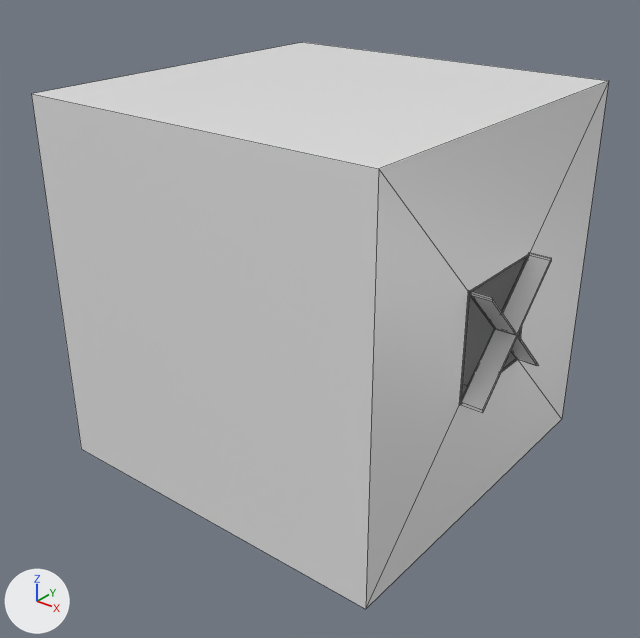
Two versions of the Blender file Assets/Models/cockpit.blend, one commit apart.
One viewpoint serves both versions: a camera (50 mm lens) standing at (2.7, -3.45, 1.87) and looking at (0.06, -0.14, -0.18). Arrows for +X, +Y and +Z are at lower left; the lights stay in place. Mesh edges are drawn as thin lines.
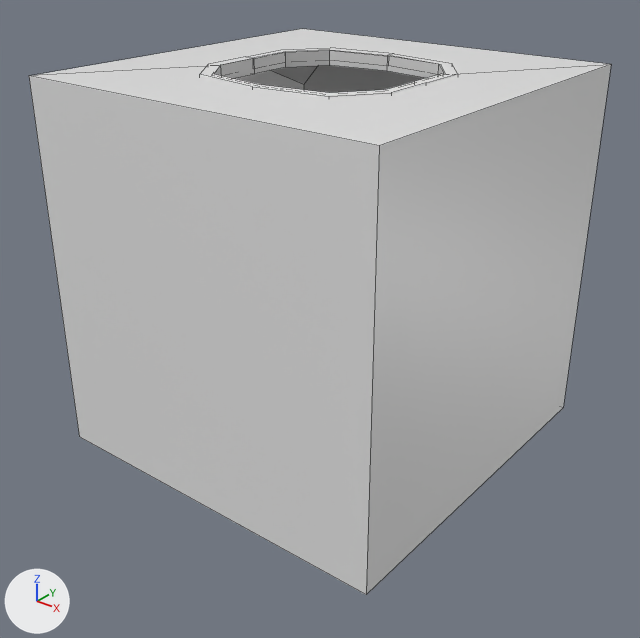
Commit message: Remodel cockpit

ob_windowframecutout is not drawn itself; it is used by a modifier of ob_windowframe.

What differs and where, as boxes [x1, y1, x2, y2] in the pictures (640 x 638 px; the box of a moved part takes in the faces that stretch with it):
'Cube', reshaped, moved, turned, modifiers changed: before [32, 42, 609, 609]; after [29, 29, 611, 595]
'Windowframe', added: after [200, 48, 458, 97]
part 1 of me_cube, deleted: before [459, 252, 552, 413]
part 2 of me_cube, deleted: before [468, 254, 529, 298]
part 3 of me_cube, moved or reshaped (not visible afterwards): before [366, 81, 609, 608]

What changed in the scene script:
```text
Change me_cube:
    where me_cube.from_pydata(...)  # 68 vertices, 69 faces; spans x -1.0..1.12, y -1.0..1.0, z -1.0..1.0
    used by ob_cube; location = (0.0, 0.0, 0.0)
    verts and faces of me_cube; kept vertices keep their numbers, new ones are numbered from 68
    before: 4 (1.0, 1.0, 1.0) at pixel (608, 80), 5 (1.0, 1.0, -1.0) at pixel (561, 419), 6 (1.0, -1.0, 1.0) at pixel (378, 168), 7 (1.0, -1.0, -1.0) at pixel (365, 609), 8 (1.0, 0.28, 0.28) at pixel (528, 254)
    before: 9 (1.0, 0.28, -0.28) at pixel (517, 358), 10 (1.0, -0.28, 0.28) at pixel (468, 292), 11 (1.0, -0.28, -0.28) at pixel (459, 404)
    me_cube part 1: the loose piece of 40 vertices spanning x 0.99..1.12, y -0.29..0.29, z -0.29..0.3 is deleted
    me_cube part 2: the loose piece of 16 vertices spanning x 0.99..1.12, y -0.3..0.3, z -0.01..0.29 is deleted
    me_cube part 3
    add delete_vertices([*range(8, 12)])  # with the faces that use them
    add verts[68] = (1.0, 1.0, -1.0)
    add verts[69] = (1.0, 1.0, -1.0)
    add verts[70] = (1.0, -1.0, -1.0)
    add for new, old in zip([71, 72, 73], [68, 69, 70]): verts[new] = verts[old] + (0.0, 0.0, 2.0)
    add faces += [(4, 5, 68, 71), (68, 69, 72, 71), (69, 70, 73, 72)]
Add me_cube_002:
    me_cube_002.from_pydata(...)  # 24 vertices, 14 faces; spans x -1.0..1.0, y -1.0..1.0, z -1.0..1.0
Add me_cube_001:
    me_cube_001.from_pydata(...)  # 34 vertices, 25 faces; spans x -1.0..1.0, y -1.0..1.0, z -1.0..1.0
Change ob_cube:
    ob_cube.location: (0.0, 0.0, 0.0) -> (0.0, 0.0, 0.082)
    ob_cube.rotation_euler: (0.0, 0.0, 0.0) -> (1.571, 0.0, -3.142)  # degrees (0, 0, 0) -> degrees (90, 0, -180)
    add _m = ob_cube.modifiers.new('Boolean', 'BOOLEAN')
    add _m.object = ob_cockpitinternalcutout
    add _m.solver = 'FLOAT'
    add _m = ob_cube.modifiers.new('Boolean.001', 'BOOLEAN')
    add _m.object = ob_cockpitwindowcutout
    add _m.solver = 'FLOAT'
Add ob_cockpitwindowcutout:
    ob_cockpitwindowcutout = bpy.data.objects.new('CockpitWindowCutout', me_cube_002)
    ob_cockpitwindowcutout.location = (0.0, 0.0, 1.082)
    ob_cockpitwindowcutout.rotation_euler = (1.571, 0.0, 0.0)  # degrees (90, 0, 0)
    ob_cockpitwindowcutout.scale = (0.5, 0.2, 0.5)
    ob_cockpitwindowcutout.hide_set(True)
Add ob_cockpitinternalcutout:
    ob_cockpitinternalcutout = bpy.data.objects.new('CockpitInternalCutout', me_cube_001)
    ob_cockpitinternalcutout.location = (0.0, 0.0, 0.0817)
    ob_cockpitinternalcutout.rotation_euler = (1.571, 0.0, 0.0)  # degrees (90, 0, 0)
    ob_cockpitinternalcutout.scale = (0.95, 0.95, 0.95)
    ob_cockpitinternalcutout.hide_set(True)
Add ob_windowframecutout:
    ob_windowframecutout = bpy.data.objects.new('WindowframeCutout', me_cube_002.copy())
    ob_windowframecutout.location = (0.0, 0.0, 1.047)
    ob_windowframecutout.rotation_euler = (1.571, 0.0, 0.0)  # degrees (90, 0, 0)
    ob_windowframecutout.scale = (0.49, 0.05, 0.49)
    ob_windowframecutout.hide_set(True)
Add ob_windowframe:
    ob_windowframe = bpy.data.objects.new('Windowframe', me_cube_002.copy())
    ob_windowframe.location = (0.0, 0.0, 1.047)
    ob_windowframe.rotation_euler = (1.571, 0.0, -3.142)  # degrees (90, 0, -180)
    ob_windowframe.scale = (0.55, 0.04, 0.55)
    _m = ob_windowframe.modifiers.new('Boolean', 'BOOLEAN')
    _m.object = ob_windowframecutout
```
